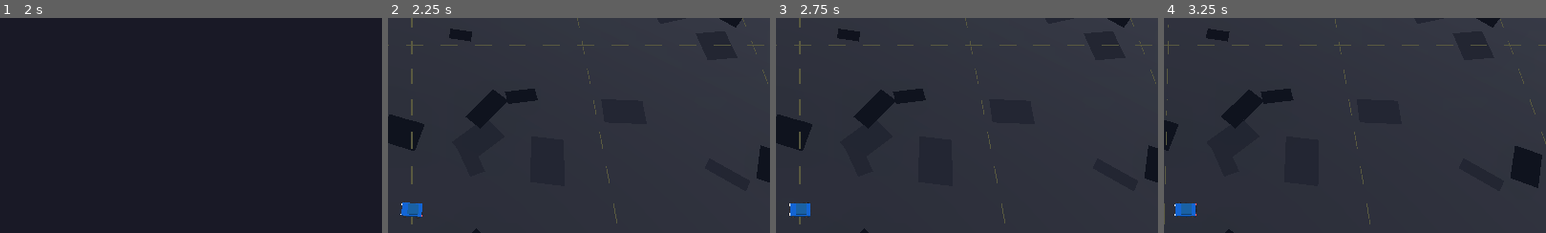
Above: before the commit, frames 1-4 (left to right).
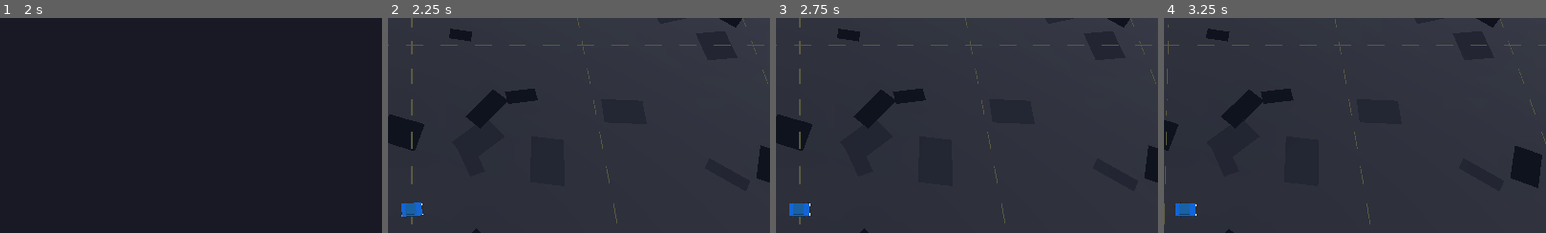
Above: after the commit, the same moments.

Repository: liuchangchangchang/drift-survivors
Game: Godot game, scene res://scenes/ui/main_menu.tscn
Same seed, same stepped clock (60 frames per second), same inputs: the game is played once before the commit and once after it.
Inputs (mouse positions are % of the whole screen's width and height, from its top left):
- Up to frame 1 (2 s): click "Start Game" at 0.5 s; click "Rookie Racer" at 1.25 s
- Up to frame 2 (2.25 s): click "Auto Pistol" at 2 s
- Up to frame 3 (2.75 s): no input
- Up to frame 4 (3.25 s): tap Enter at 2.75 s; move the mouse to (72, 45) at 2.77 s; hold D (move_right) from 2.78 s (still down); hold Shift (drift) from 2.78 s (still down); click (72, 45) at 2.92 s
The pictures show only the part of the screen within x 47-97%, y 5-55%; the shares and areas given below are measured in that part.

Frame 1 is identical in both runs. In frame 2, 0.1% of the frame differs, in the area x 3-10%, y 85-93%; in frame 3, 0.1%; in frame 4, less than 0.1%.

Commit message:
fix: car was driving backwards - yaw rotation off by 180 degrees
The visual_angle→yaw formula was -va + PI/2, but the correct
mapping for a -Z facing model is -va - PI/2. This caused the
car body to face opposite to movement direction, making exhaust
particles appear at the front.

Co-Authored-By: Claude Opus 4.6 (1M context) <noreply@anthropic.com>

Diff:
--- a/src/game/game_arena.gd
+++ b/src/game/game_arena.gd
@@ -436,7 +436,9 @@
 		return
 
 	# --- Yaw: rotate visuals to match visual_angle ---
-	var target_yaw := -car.visual_angle + PI / 2
+	# visual_angle uses atan2(z,x). Car model faces -Z.
+	# To make local -Z point toward (cos(va), 0, sin(va)): yaw = -va - PI/2
+	var target_yaw := -car.visual_angle - PI / 2
 	visuals.rotation.y = lerp_angle(visuals.rotation.y, target_yaw, 15.0 * delta)
 
 	# --- Body roll (lean into turns) ---
